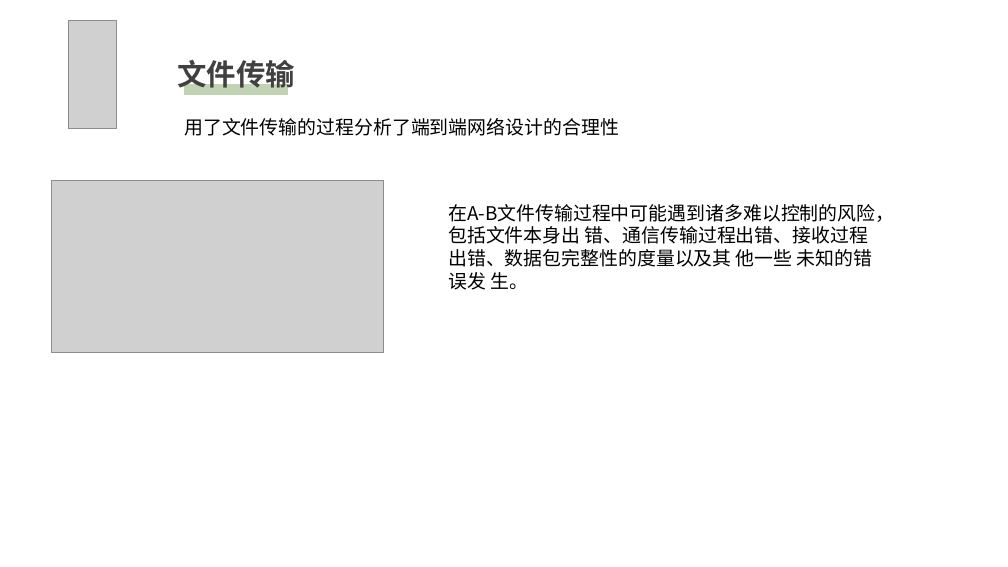
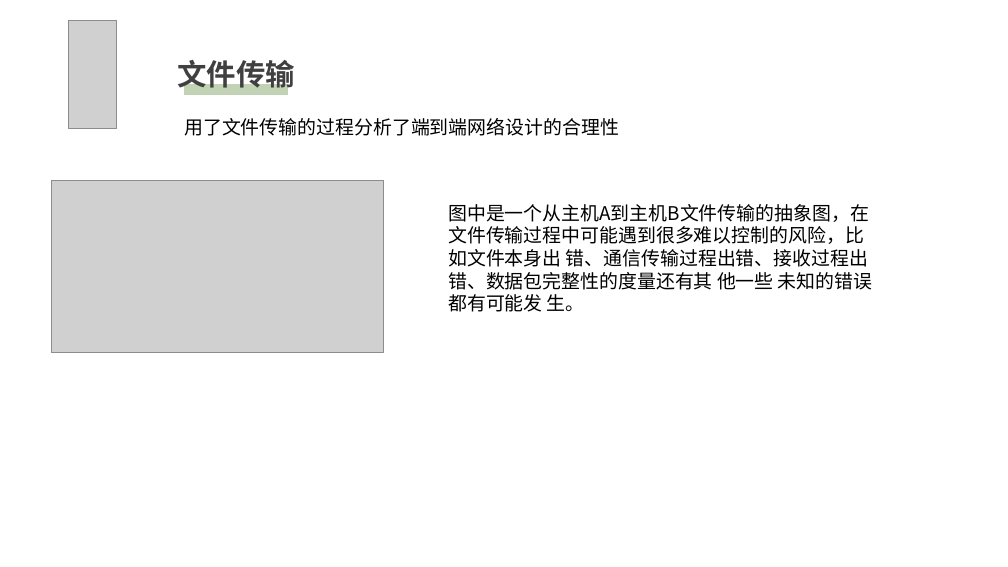
Before and after one commit to Jamie-yao/Computer-network--the-boys, a slide deck: slide 5 of Discussion/Dis1/part1.pptx. Drawn at 1008x567 pixels with LibreOffice and Linux fonts; fonts in the diff are those of the drawing; grey boxes stand for pictures; background and template pictures are left out. Boxes give left, top, right and bottom in pixels: in the first picture for what was removed or moved away, otherwise in the second. Text is boxed around its words. In the diff, an @@ line names an element or a change of style, - is before the commit and + after.

```diff
--- a/Discussion/Dis1/part1.pptx
+++ b/Discussion/Dis1/part1.pptx
@@ text at box(448, 204, 872, 312): text changed @@
-在A-B文件传输过程中可能遇到诸多难以控制的风险，包括文件本身出 错、通信传输过程出错、接收过程出错、数据包完整性的度量以及其 他一些 未知的错误发 生。
+图中是一个从主机A到主机B文件传输的抽象图，在文件传输过程中可能遇到很多难以控制的风险，比如文件本身出 错、通信传输过程出错、接收过程出错、数据包完整性的度量还有其 他一些 未知的错误都有可能发 生。
```
Also in this commit, not shown: 5 other slides changed.
